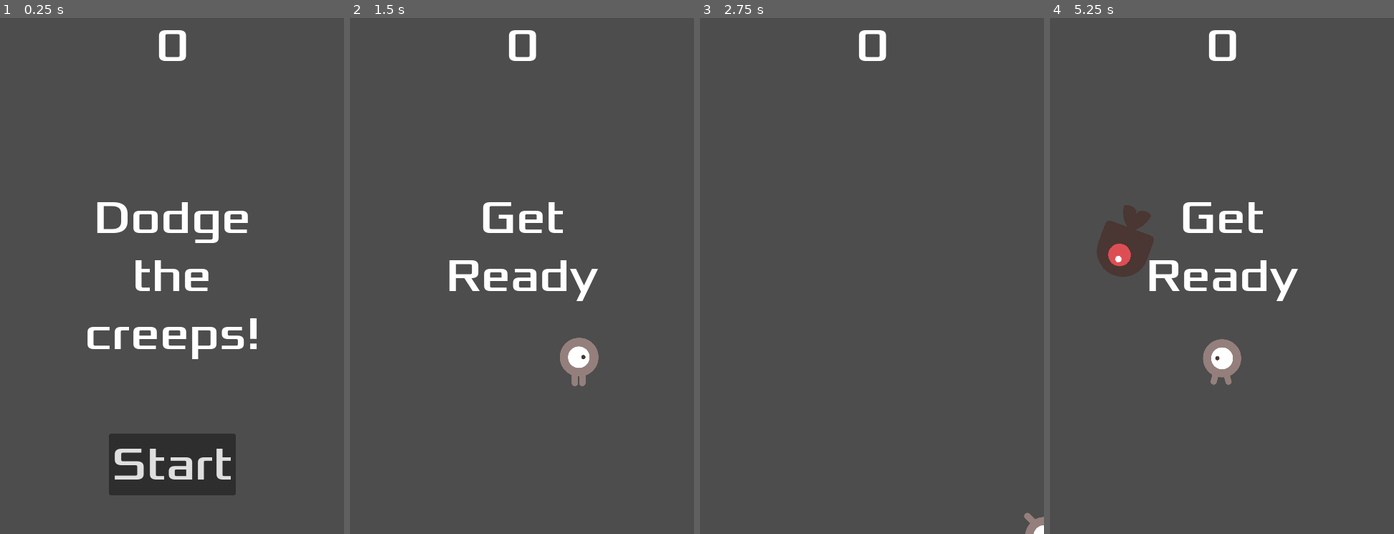
Above: before the commit, frames 1-4 (left to right).
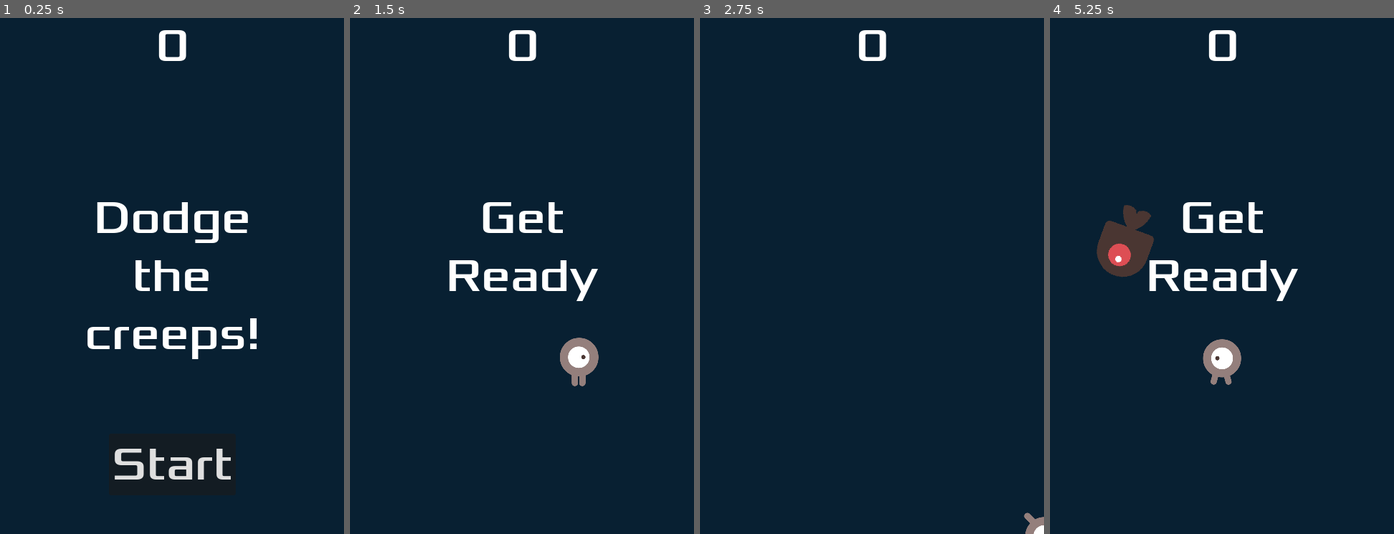
Above: after the commit, the same moments.

Repository: 0918nobita/ChineseTrainer
Game: Godot game, scene res://main.tscn
Same seed, same stepped clock (60 frames per second), same inputs: the game is played once before the commit and once after it.
Inputs:
- Up to frame 1 (0.25 s): no input
- Up to frame 2 (1.5 s): click "Start" at 0.5 s; tap Enter at 1.25 s; hold D (move_right) from 1.28 s (still down)
- Up to frame 3 (2.75 s): release D (move_right) at 2.03 s; hold S (move_down) from 2.03 s (still down)
- Up to frame 4 (5.25 s): release S (move_down) at 2.78 s; hold D (move_right) 2.78-3.53 s; hold W (move_up) 3.53-4.28 s; hold A (move_left) 4.28-5 s; click "Start" at 5 s

The runs differ from the first frame. In frame 1, 96% of the frame differs, in the area x 0-100%, y 0-100%; in frame 2, 97%; in frame 3, 100%; in frame 4, 96%.

Commit message:
背景色を変更した

Diff:
--- a/main.tscn
+++ b/main.tscn
@@ -12,7 +12,11 @@
 
 [node name="Node2D" type="Node2D"]
 script = ExtResource("1_82i1m")
-metadata/_edit_group_ = true
+
+[node name="ColorRect" type="ColorRect" parent="."]
+offset_right = 480.0
+offset_bottom = 720.0
+color = Color(0.0340049, 0.126832, 0.194585, 1)
 
 [node name="Player" parent="." instance=ExtResource("1_e31ts")]
 
